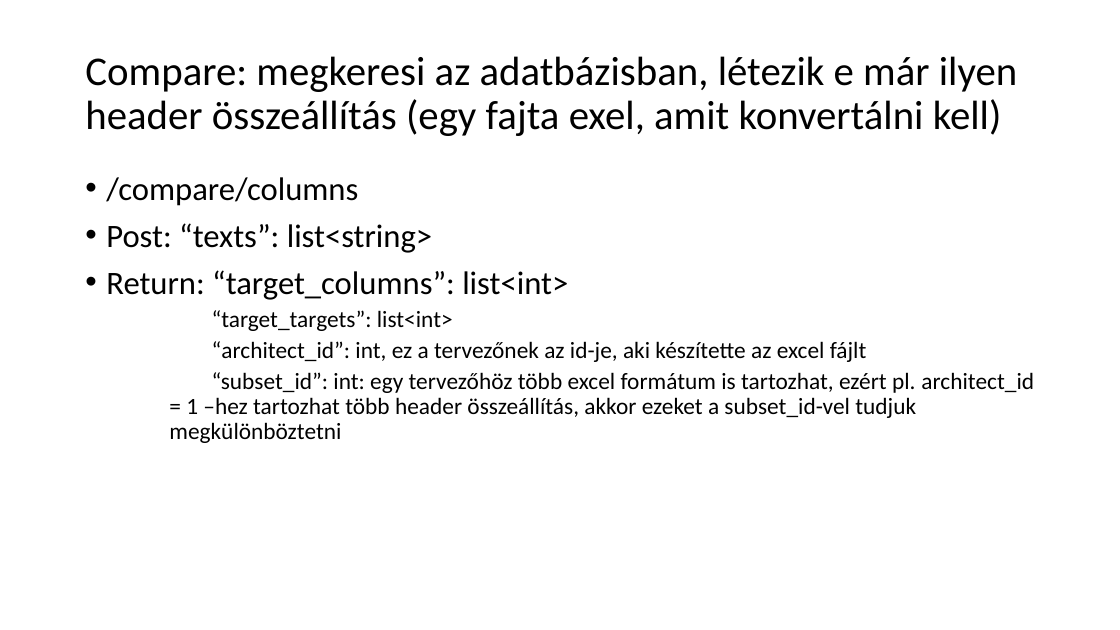
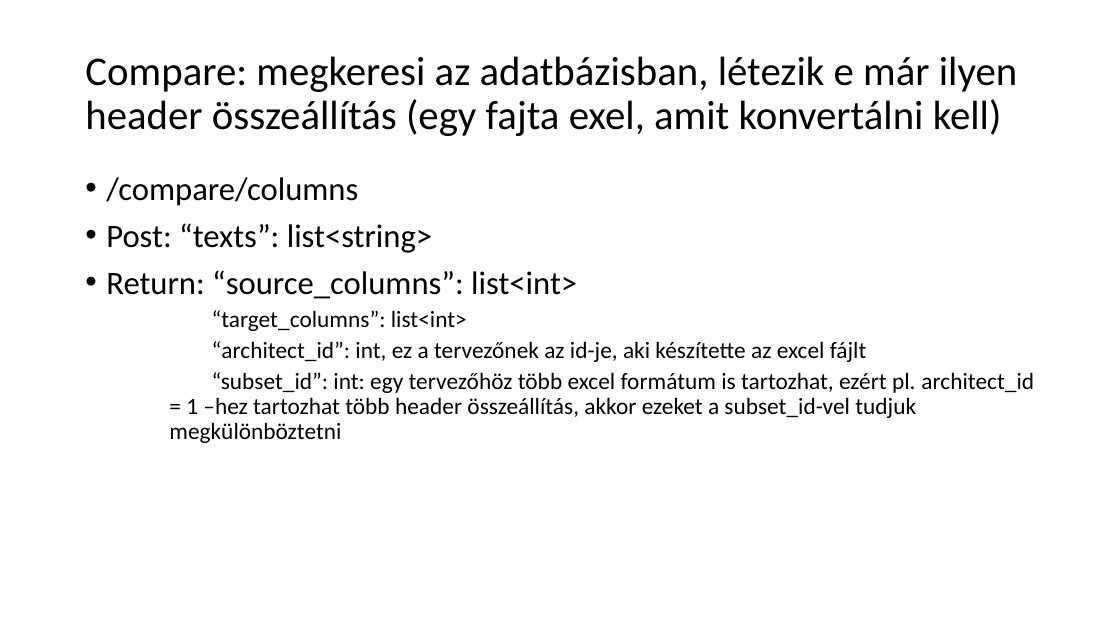
Before and after one commit to ejanos/strabag, a slide deck: slide 10 of python WebAPI.ppt. Drawn at 1120x630 pixels with LibreOffice and Linux fonts; fonts in the diff are those of the drawing. Boxes give left, top, right and bottom in pixels: in the first picture for what was removed or moved away, otherwise in the second. Text is boxed around its words. In the diff, an @@ line names an element or a change of style, - is before the commit and + after.

Commit message:
[fix] webAPI

```diff
--- a/python WebAPI.ppt
+++ b/python WebAPI.ppt
@@ text at (x1=106, y1=270, x2=577, y2=331): text changed @@
-• Return: “target_columns”: list<int>
-    “target_targets”: list<int>
+• Return: “source_columns”: list<int>
+    “target_columns”: list<int>
```
Also in this commit, not shown: 2 other slides changed.
